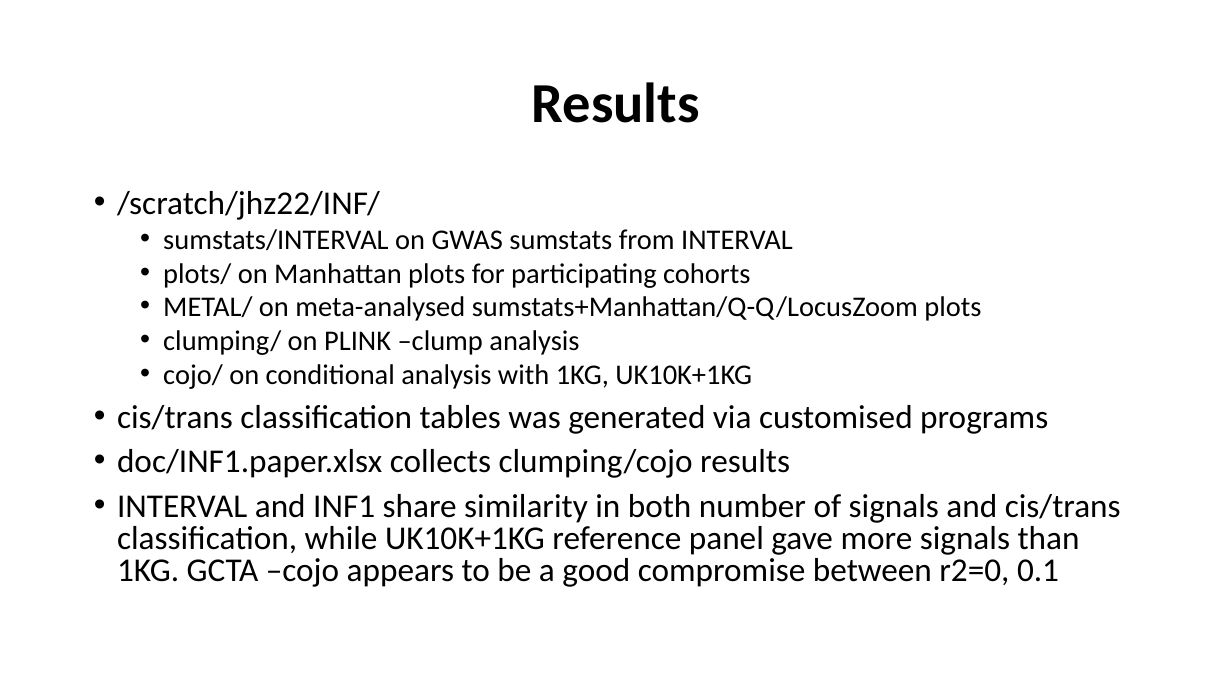
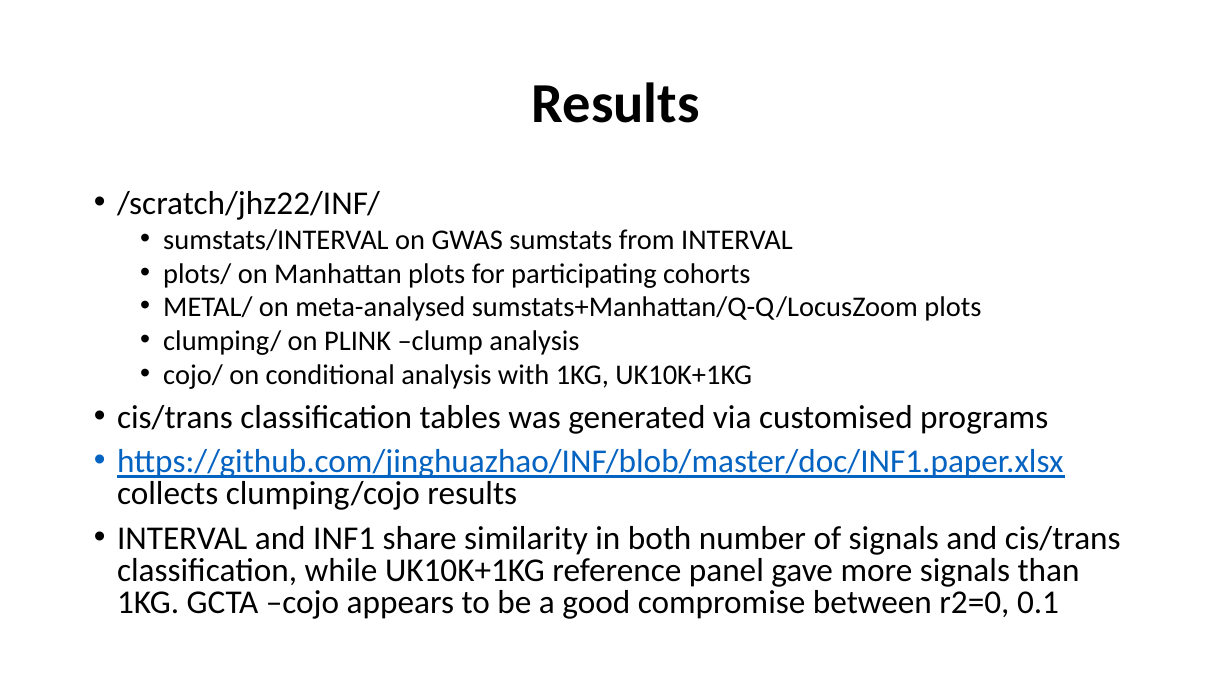
Before and after one commit to jinghuazhao/INF, a slide deck: slide 9 of doc/SCALLOP_INF1-120419.pptx. Drawn at 1232x693 pixels with LibreOffice and Linux fonts; fonts in the diff are those of the drawing. Boxes give left, top, right and bottom in pixels: in the first picture for what was removed or moved away, otherwise in the second. Text is boxed around its words. In the diff, an @@ line names an element or a change of style, - is before the commit and + after.

```diff
--- a/doc/SCALLOP_INF1-120419.pptx
+++ b/doc/SCALLOP_INF1-120419.pptx
@@ text at [117, 449, 1064, 510]: text changed; text colour #000000 to #0563C1 @@
-• doc/INF1.paper.xlsx collects clumping/cojo results
+• https://github.com/jinghuazhao/INF/blob/master/doc/INF1.paper.xlsx collects clumping/cojo results
```
Also in this commit, not shown: 7 other slides changed.
